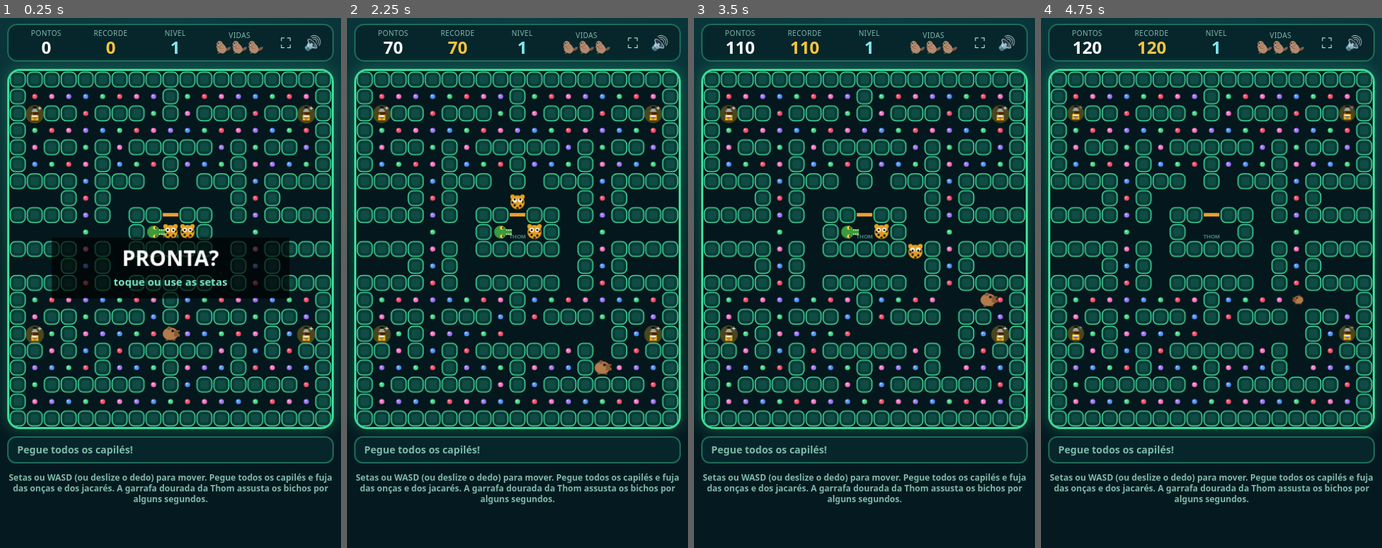
Above: before the commit, frames 1-4 (left to right).
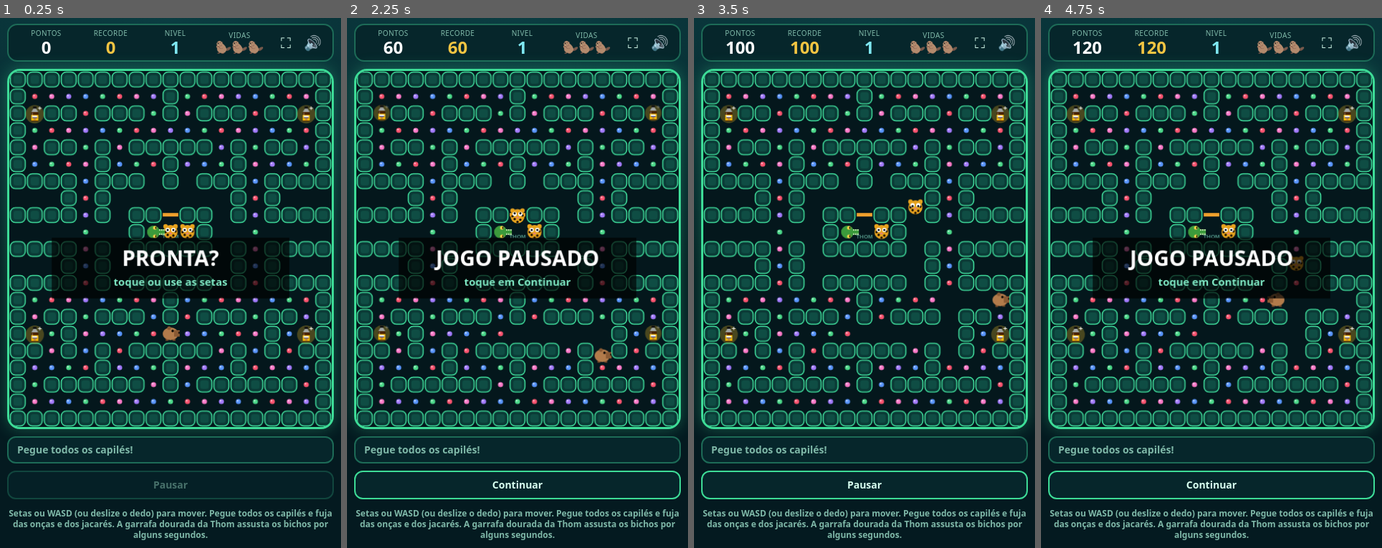
Above: after the commit, the same moments.

Repository: joao-vict0r/Games_Thom
Game: browser game, page index.html
Two runs of this game, one before a commit and one after it. Both use one fixed random seed, a clock stepped at 60 frames per second and the inputs below.
Inputs (mouse positions are in pixels of both pictures, inside the frame that each line leads up to):
- Up to frame 1 (0.25 s): no input
- Up to frame 2 (2.25 s): click (517, 251) at 0.27 s; hold Right 1.03-1.53 s; click (517, 283) at 1.07 s; hold Down 1.58-1.85 s; click (452, 214) at 1.67 s; hold Left from 1.9 s (still down); click (517, 484) at 2.02 s, where only the run after the commit has a clickable "Pausar"
- Up to frame 3 (3.5 s): click (929, 192) at 2.27 s; release Left at 2.47 s; hold Up 2.52-2.82 s; tap Space at 2.52 s; click (912, 320) at 2.87 s; hold Right from 2.87 s (still down); click (782, 341) at 3.47 s
- Up to frame 4 (4.75 s): tap D at 3.52 s; release Right at 3.53 s; hold Up 3.58-3.82 s; hold Left 3.87-4.3 s; click (1211, 177) at 4.07 s; hold Down 4.35-4.68 s; click (1211, 484) at 4.52 s, where only the run after the commit has a clickable "Pausar"; tap A at 4.52 s; click (1310, 267) at 4.67 s; hold Right from 4.73 s (still down)

The runs differ from the first frame. In frame 1, 3.3% of the frame differs, in the area x 2-98%, y 85-99%; in frame 2, 8.3%, in the area x 2-98%, y 4-99%; in frame 3, 3.8%; in frame 4, 8.2%.

Commit message:
adicionado botão de pause

Diff:
--- a/capi-man-thom.css
+++ b/capi-man-thom.css
@@ -17,6 +17,9 @@
 #bar{display:flex;align-items:center;justify-content:space-between;gap:10px;width:min(100%,456px);min-height:38px;padding:6px 12px;border:2px solid #1d6b57;border-radius:12px;background:#06262b;color:var(--mut);font-size:clamp(11px,3.3vw,14px);flex-shrink:0}
 #bar.on{color:#ffd24a;border-color:#f5c542;box-shadow:0 0 14px #f5c54255}
 #cd{font-size:22px;color:#ffd24a}
+#pause{display:block;width:min(100%,456px);min-height:40px;padding:8px 14px;border:2px solid #3ddc97;border-radius:12px;background:#06262b;color:var(--fg);font:700 14px/1 Fredoka,"Trebuchet MS",system-ui,sans-serif;cursor:pointer;touch-action:manipulation;flex-shrink:0}
+#pause:not(:disabled):active{transform:translateY(1px);background:#0b3d42}
+#pause:disabled{border-color:#1d6b57;color:var(--mut);opacity:.55;cursor:default}
 #hud-actions{display:flex;align-items:center;gap:3px}
 #fs,#mu{background:none;border:0;min-width:34px;min-height:34px;padding:5px;font-size:20px;line-height:1;color:var(--fg);cursor:pointer;touch-action:manipulation}
 #fs{font-size:0}
@@ -25,10 +28,14 @@
 canvas{display:block;width:min(100%,456px,calc((100dvh - 170px)*.9047));height:auto;background:#04171c;border:3px solid #3ddc97;border-radius:18px;box-shadow:0 0 22px #3ddc9755;touch-action:none}
 p{margin:2px 0 0;color:var(--mut);font-size:clamp(10px,2.8vw,12px);line-height:1.25;text-align:center;max-width:456px;flex-shrink:0}
 
+@media (orientation:portrait) and (max-height:600px){
+  canvas{width:min(100%,456px,calc((100dvh - 215px)*.9047))}
+}
+
 @media (orientation:landscape) and (max-height:560px){
   body{gap:5px;padding-top:max(4px,env(safe-area-inset-top,0px));padding-bottom:max(4px,env(safe-area-inset-bottom,0px))}
   #hud{padding-top:4px;padding-bottom:4px}
-  canvas{width:min(70vw,456px,calc((100dvh - 100px)*.9047))}
+  canvas{width:min(70vw,456px,calc((100dvh - 140px)*.9047))}
   p{max-width:min(70vw,456px)}
 }
 
--- a/capi-man-thom.js
+++ b/capi-man-thom.js
@@ -23,6 +23,7 @@
 const W=19,H=21,T=24,cv=document.getElementById('c'),g=cv.getContext('2d'),D=[[0,-1],[-1,0],[0,1],[1,0]];
 const FL=['#a37bff','#5a96ff','#4cd98a','#ff5470','#ff7ac8'];
 const $=id=>document.getElementById(id);
+const pauseButton=$('pause');
 let ac,mute=false,alertT=0,fk=-1;
 if(!g.roundRect)g.roundRect=function(x,y,w,h){this.rect(x,y,w,h)};
 let G,P,M,left,score,lives,lvl,st,msg,tt,fear,combo,want,dyT=0,face=1,hk='',tm=0,last=0,hi=0;
@@ -52,13 +53,25 @@
   P={c:9,r:15,dx:0,dy:0,p:0,s:6.4};want=[0,0];fear=0;combo=0;tt=0;
   M=[0,1,2,3].map(i=>({i,t:i%2?'jacare':'onca',c:pc[i],r:9,dx:0,dy:0,p:0,a:0,s:5,st:'den',rel:rl[i]*k}));
 }
-function newGame(){score=0;lives=3;lvl=1;lvlInit();st='ready';msg='PRONTA?'}
-function go(){au();if(st==='ready')st='play';else if(st==='over')newGame()}
+function updatePauseButton(){
+  if(!pauseButton)return;
+  const paused=st==='paused';
+  pauseButton.textContent=paused?'Continuar':'Pausar';
+  pauseButton.setAttribute('aria-label',paused?'Continuar o jogo':'Pausar o jogo');
+  pauseButton.disabled=st!=='play'&&st!=='paused';
+}
+function togglePause(){
+  if(st==='play'){st='paused';updatePauseButton()}
+  else if(st==='paused'){au();st='play';updatePauseButton()}
+}
+function newGame(){score=0;lives=3;lvl=1;lvlInit();st='ready';msg='PRONTA?';updatePauseButton()}
+function go(){au();if(st==='ready'){st='play';updatePauseButton()}else if(st==='over')newGame()}
 
 const KM={ArrowUp:0,KeyW:0,ArrowLeft:1,KeyA:1,ArrowDown:2,KeyS:2,ArrowRight:3,KeyD:3};
 addEventListener('keydown',e=>{
   if(e.code in KM){want=D[KM[e.code]];e.preventDefault();go()}
-  else if(e.code==='Space'||e.code==='Enter'){e.preventDefault();go()}
+  else if(e.code==='Space'||e.code==='Enter'){e.preventDefault();if(st==='paused')togglePause();else go()}
+  else if(e.code==='KeyP'){e.preventDefault();togglePause()}
   else if(e.code==='KeyM')tgl();
 });
 let sx=null,sy=0;
@@ -127,7 +140,7 @@
     if(m.st==='den')continue;
     if(Math.hypot(m.c+m.dx*m.p-px,m.r+m.dy*m.p-py)<.7){
       if(m.st==='fright'){score+=200*(1<<combo++);snd(300,1300,.22,'square',.12);Object.assign(m,{c:9,r:9,dx:0,dy:0,p:0,st:'den',rel:tt+2.5})}
-      else{st='dying';dyT=0;alertT=0;grito();return}
+      else{st='dying';dyT=0;alertT=0;updatePauseButton();grito();return}
     }
   }
   if(score>hi)hi=score;
@@ -188,6 +201,7 @@
   g.restore();
 }
 function draw(){
+  updatePauseButton();
   g.fillStyle='#04171c';g.fillRect(0,0,456,504);
   for(let r=0;r<H;r++)for(let c=0;c<W;c++){
     const h=MAP[r][c],X=c*T,Y=r*T,d=G[r][c];
@@ -206,10 +220,10 @@
     g.lineWidth=9;g.strokeStyle='#1b2bb0';g.strokeText('SUPER THOM!',228,262);
     g.fillStyle='#fff';g.fillText('SUPER THOM!',228,262);g.restore();
   }
-  if(st==='ready'||st==='over'){
+  if(st==='ready'||st==='over'||st==='paused'){
     g.fillStyle='#000a';g.fillRect(60,236,336,86);
-    txt(st==='over'?'FIM DE JOGO':msg,276,30,'#fff');
-    txt(st==='over'?'toque ou aperte Enter':'toque ou use as setas',304,15,'#7fe8c4');
+    txt(st==='over'?'FIM DE JOGO':st==='paused'?'JOGO PAUSADO':msg,276,30,'#fff');
+    txt(st==='over'?'toque ou aperte Enter':st==='paused'?'toque em Continuar':'toque ou use as setas',304,15,'#7fe8c4');
   }
   const f=fear>0?Math.ceil(fear):0;
   if(f!==fk){fk=f;$('bar').className=f?'on':'';$('tip').textContent=f?'⚡ SUPER CAPILÉ THOM! Capture os bichos!':'Pegue todos os capilés!';$('cd').textContent=f||''}
@@ -217,13 +231,13 @@
   if(k!==hk){hk=k;$('sc').textContent=score;$('lv').textContent=lvl;$('hs').textContent=hi;$('vd').textContent='🦫'.repeat(Math.max(lives,0))}
 }
 function loop(t){
-  const dt=Math.min((t-last)/1000||0,.05);last=t;tm=t/1000;if(alertT>0)alertT-=dt;
+  const dt=Math.min((t-last)/1000||0,.05);last=t;if(st!=='paused')tm=t/1000;if(st!=='paused'&&alertT>0)alertT-=dt;
   if(st==='play')upd(dt);
   else if(st==='dying'){
     dyT+=dt;
     if(dyT>1.3){
-      if(--lives>0){place();st='ready';msg='PRONTA?'}
-      else{st='over';try{localStorage.setItem('capiHi',hi)}catch(e){}}
+      if(--lives>0){place();st='ready';msg='PRONTA?';updatePauseButton()}
+      else{st='over';try{localStorage.setItem('capiHi',hi)}catch(e){}updatePauseButton()}
     }
   }
   draw();requestAnimationFrame(loop);
@@ -258,6 +272,7 @@
   }
 }
 $('mu').onclick=e=>{tgl();e.currentTarget.blur()};
+pauseButton.onclick=e=>{togglePause();e.currentTarget.blur()};
 if(fsButton){
   fsButton.addEventListener('click',toggleFullscreen);
   document.addEventListener('fullscreenchange',updateFullscreenButton);
--- a/index.html
+++ b/index.html
@@ -12,6 +12,7 @@
 <div id="hud"><b id="sc" title="Pontos">0</b><b id="hs" title="Recorde">0</b><b id="lv" title="Nível">1</b><span id="vd …(245 unchanged characters)…
 <canvas id="c" width="456" height="504" aria-label="Jogo da capivara"></canvas>
 <div id="bar"><span id="tip"></span><b id="cd"></b></div>
+<button id="pause" type="button" aria-label="Pausar o jogo">Pausar</button>
 <p>Setas ou WASD (ou deslize o dedo) para mover. Pegue todos os capilés e fuja das onças e dos jacarés. A garrafa dourada da Thom assusta os bichos por alguns segundos.</p>
 <script src="capi-man-thom.js" defer></script>
 </body>
